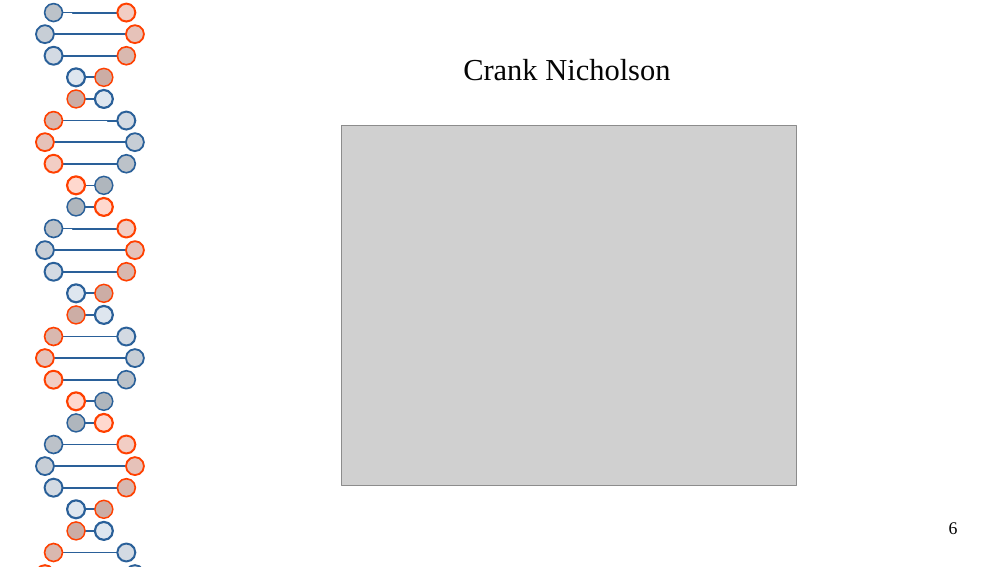
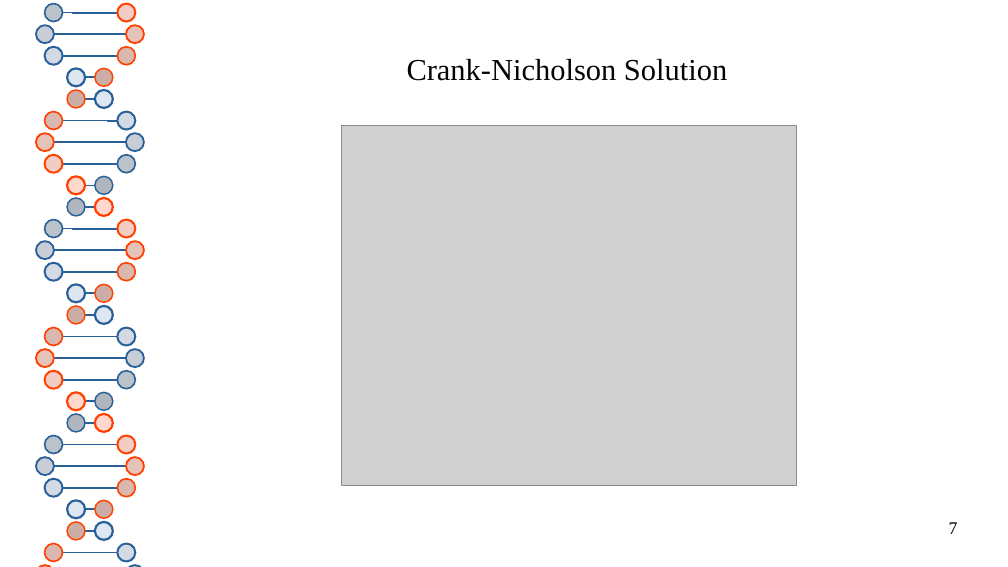
Before and after one commit to thash-jkr/Schrodinger-PINN, a slide deck: slide 7 of report/progress_presentation.odp (slide 6 before the commit). Drawn at 1008x567 pixels with LibreOffice and Linux fonts; fonts in the diff are those of the drawing; grey boxes stand for pictures. Boxes give left, top, right and bottom in pixels: in the first picture for what was removed or moved away, otherwise in the second. Text is boxed around its words. In the diff, an @@ line names an element or a change of style, - is before the commit and + after.

```diff
--- a/report/progress_presentation.odp
+++ b/report/progress_presentation.odp
@@ title at [407, 59, 727, 81]: text changed @@
-Crank Nicholson
+Crank-Nicholson Solution
@@ page number at [949, 522, 958, 534]: text changed @@
-6
+7
```
Also in this commit, not shown: 15 other slides changed, 3 slides added, 6 slides removed, 5 other files.
